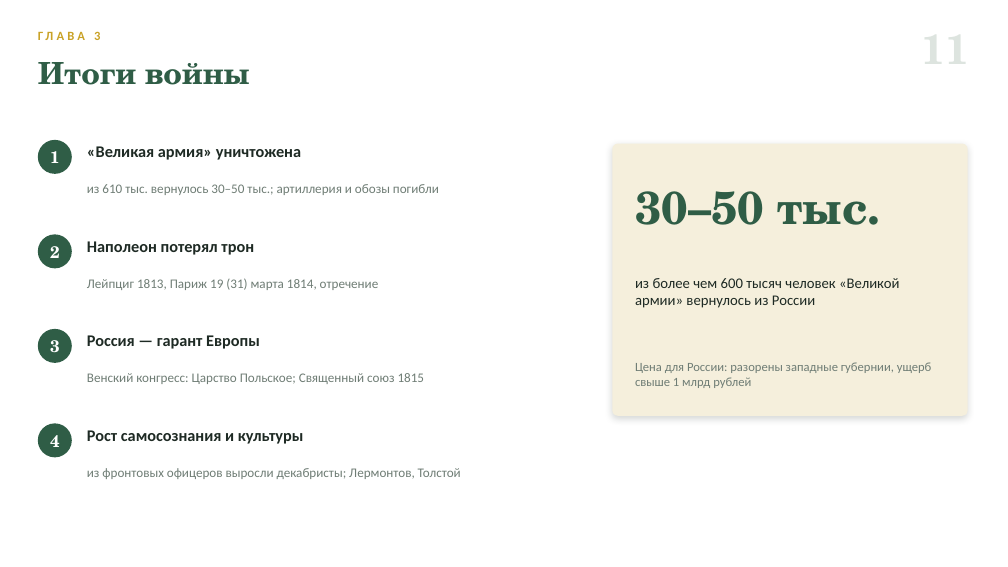
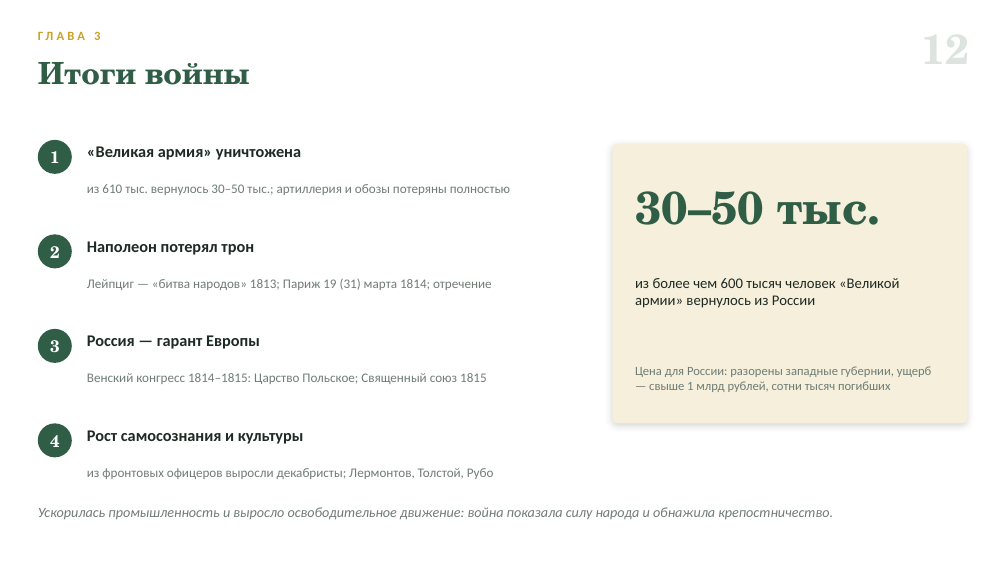
Before and after one commit to artomrek3030-Jumangi/war-1812-quiz, a slide deck: slide 13 of presentation.pptx (slide 12 before the commit). Drawn at 1008x567 pixels with LibreOffice and Linux fonts; fonts in the diff are those of the drawing. Boxes give left, top, right and bottom in pixels: in the first picture for what was removed or moved away, otherwise in the second. Text is boxed around its words. In the diff, an @@ line names an element or a change of style, - is before the commit and + after.

```diff
--- a/presentation.pptx
+++ b/presentation.pptx
@@ rounded rectangle: place and size @@
-rounded rectangle at bbox=[613, 144, 968, 416]
+rounded rectangle at bbox=[613, 144, 968, 423]
@@ text at bbox=[87, 184, 510, 195]: text changed @@
-из 610 тыс. вернулось 30–50 тыс.; артиллерия и обозы погибли
+из 610 тыс. вернулось 30–50 тыс.; артиллерия и обозы потеряны полностью
@@ text at bbox=[87, 278, 492, 290]: text changed @@
-Лейпциг 1813, Париж 19 (31) марта 1814, отречение
+Лейпциг — «битва народов» 1813; Париж 19 (31) марта 1814; отречение
@@ text at bbox=[87, 373, 487, 384]: text changed @@
-Венский конгресс: Царство Польское; Священный союз 1815
+Венский конгресс 1814–1815: Царство Польское; Священный союз 1815
@@ text at bbox=[635, 366, 932, 392]: text changed @@
-Цена для России: разорены западные губернии, ущерб свыше 1 млрд рублей
+Цена для России: разорены западные губернии, ущерб — свыше 1 млрд рублей, сотни тысяч погибших
@@ text at bbox=[87, 468, 494, 479]: text changed @@
-из фронтовых офицеров выросли декабристы; Лермонтов, Толстой
+из фронтовых офицеров выросли декабристы; Лермонтов, Толстой, Рубо
@@ text added at bbox=[38, 507, 833, 520], 13.5 pt, text #6F7D75, italic @@
+Ускорилась промышленность и выросло освободительное движение: война показала силу народа и обнажила крепостничество.
```
Also in this commit, not shown: 9 other slides changed, 3 slides added, 2 slides removed.
